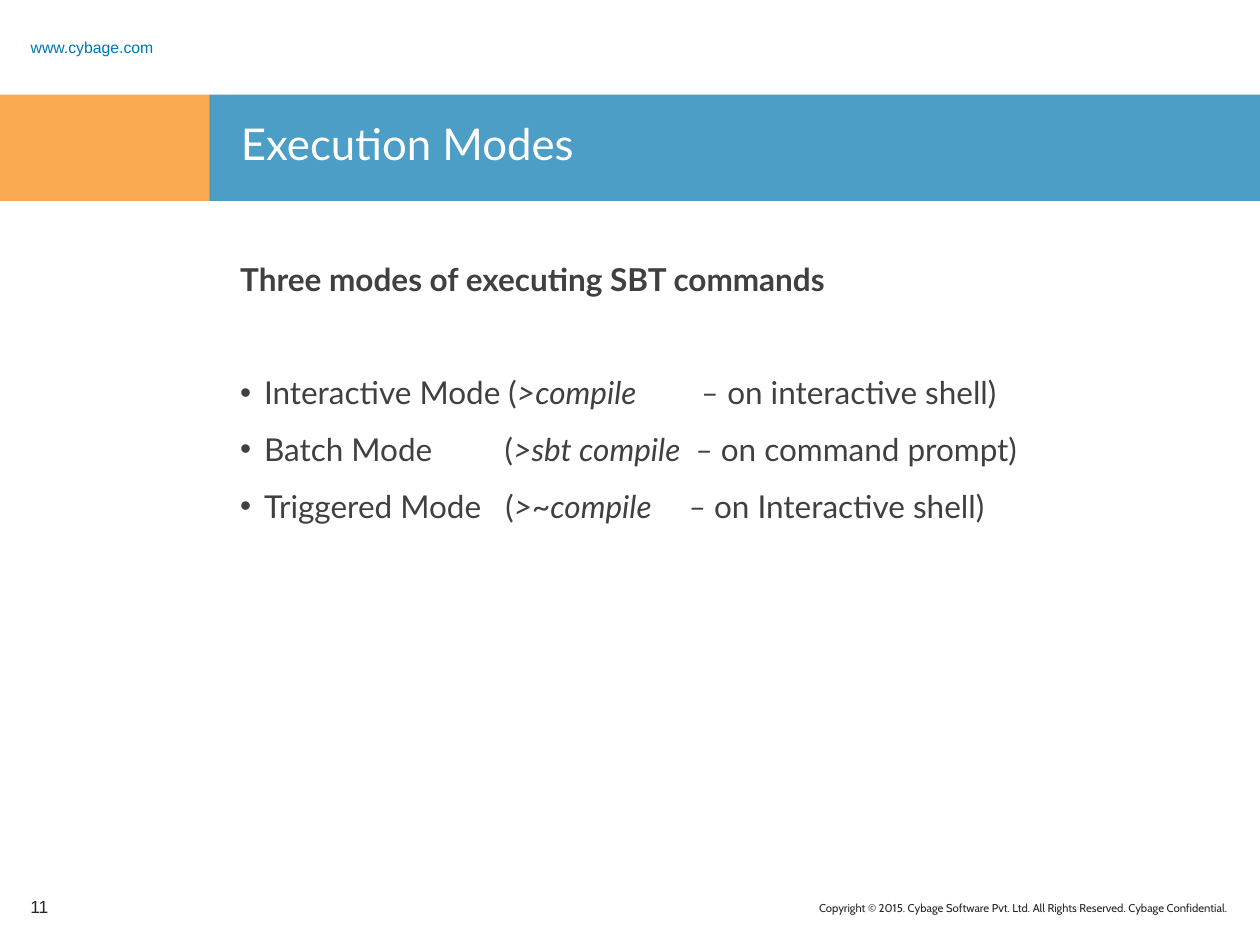
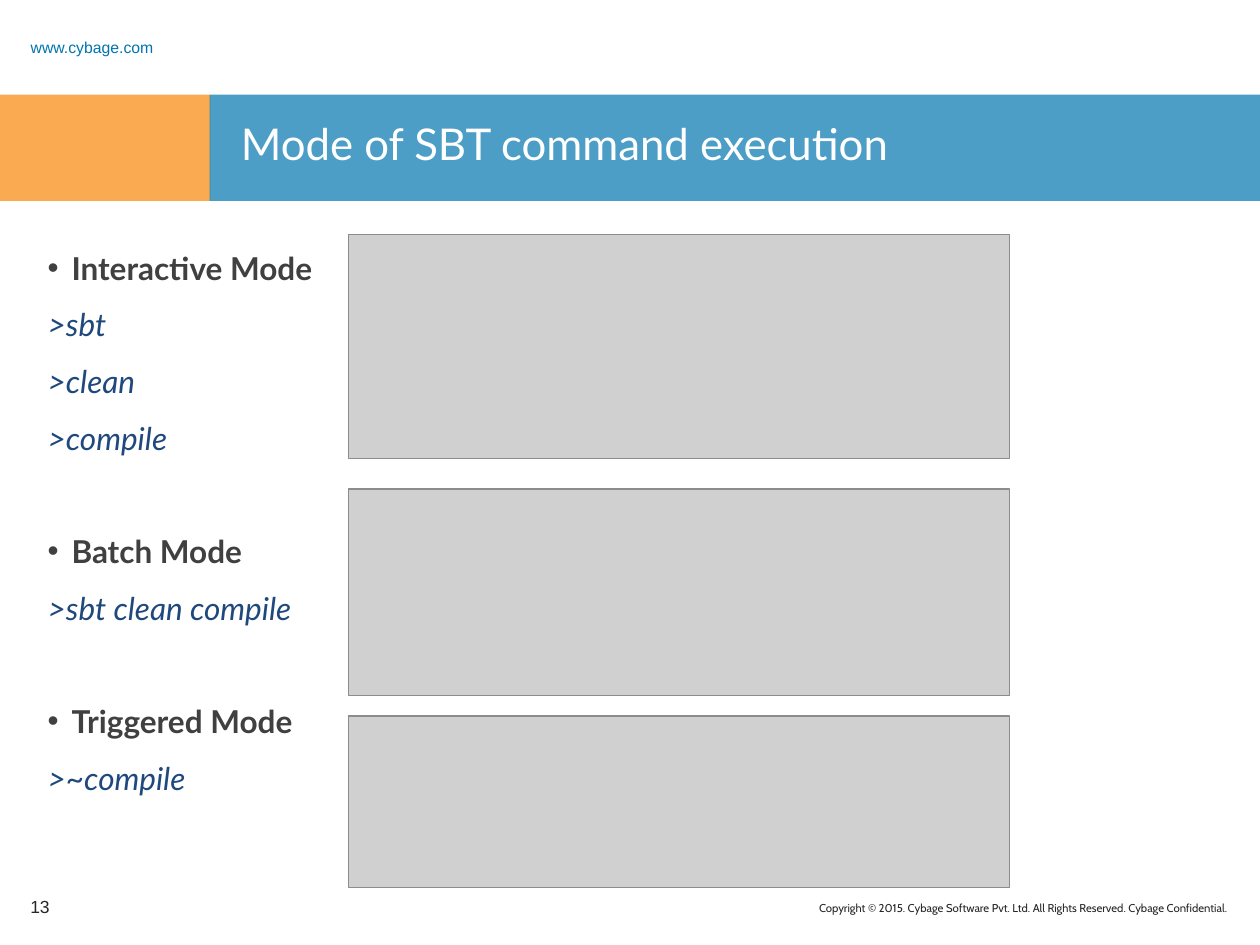
Before and after one commit to rashmitk/Documentation, a slide deck: slide 13 of SBT/SBT.pptx (slide 11 before the commit). Drawn at 1260x945 pixels with LibreOffice and Linux fonts; fonts in the diff are those of the drawing; grey boxes stand for pictures; background and template pictures are left out. Boxes give left, top, right and bottom in pixels: in the first picture for what was removed or moved away, otherwise in the second. Text is boxed around its words. In the diff, an @@ line names an element or a change of style, - is before the commit and + after.

Commit message:
Updated doc

```diff
--- a/SBT/SBT.pptx
+++ b/SBT/SBT.pptx
@@ title at (x1=241, y1=128, x2=888, y2=161): text changed @@
-Execution Modes
+Mode of SBT command execution
@@ picture added at (x1=349, y1=234, x2=1011, y2=459) @@
@@ text added at (x1=48, y1=256, x2=312, y2=796), 18 pt, text #1F497D, italic @@
+• Interactive Mode
+>sbt
+>clean
+>compile
+• Batch Mode
+>sbt clean compile
+• Triggered Mode
+>~compile
@@ text removed at (x1=240, y1=267, x2=1017, y2=524) @@
-Three modes of executing SBT commands
-• Interactive Mode (>compile – on interactive shell)
-• Batch Mode (>sbt compile – on command prompt)
-• Triggered Mode (>~compile – on Interactive shell)
@@ picture added at (x1=349, y1=489, x2=1011, y2=696) @@
@@ picture added at (x1=349, y1=716, x2=1011, y2=887) @@
@@ page number at (x1=30, y1=901, x2=49, y2=913): text changed @@
-11
+13
```
Also in this commit, not shown: 1 other slide changed, 3 slides added, 1 slide removed.
